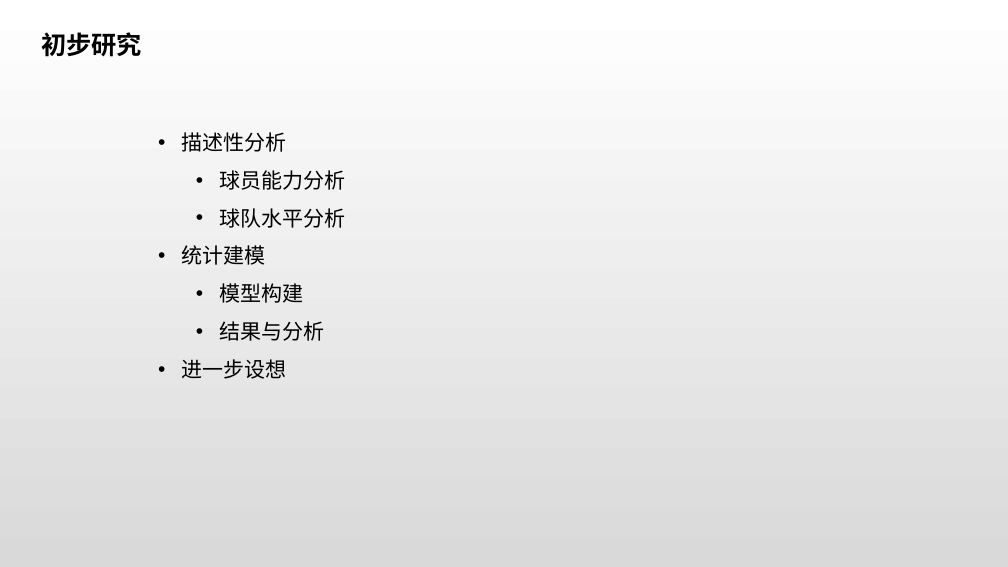
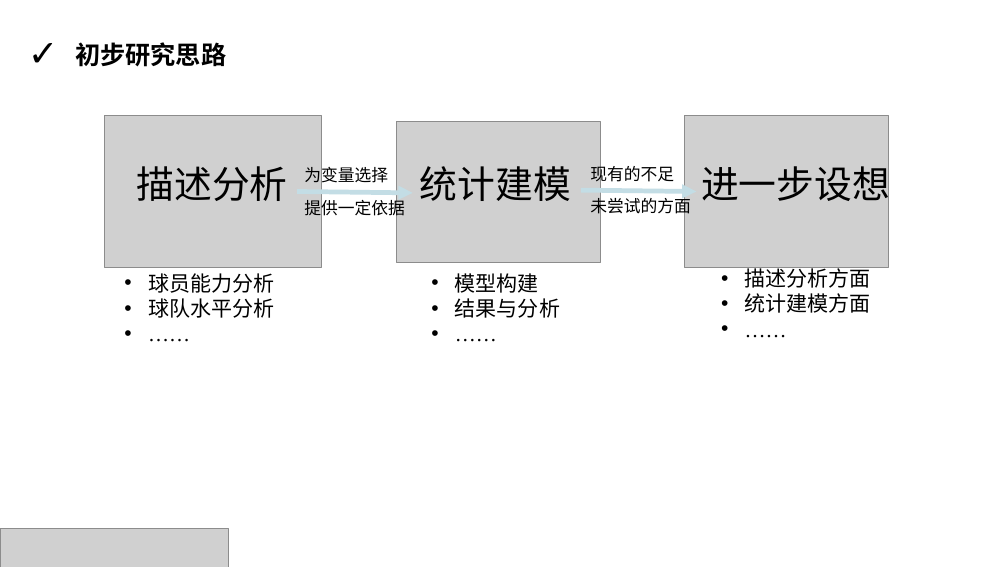
Before and after one commit to rucnyz/soccer, a slide deck: slide 5 of notebooks/欧洲足球展示.pptx. Drawn at 1008x567 pixels with LibreOffice and Linux fonts; fonts in the diff are those of the drawing; grey boxes stand for pictures. Boxes give left, top, right and bottom in pixels: in the first picture for what was removed or moved away, otherwise in the second. Text is boxed around its words. In the diff, an @@ line names an element or a change of style, - is before the commit and + after.

```diff
--- a/notebooks/欧洲足球展示.pptx
+++ b/notebooks/欧洲足球展示.pptx
@@ background gradient #FFFFFF to #D9D9D9 to #FFFFFF @@
@@ text at <box>75,42,226,67</box>: text changed; font Arial to Noto Sans CJK SC @@
-初步研究
+✓ 初步研究思路
@@ picture added at <box>104,116,321,267</box> @@
@@ picture added at <box>684,116,889,267</box> @@
@@ text at <box>182,132,287,152</box>: paragraph removed @@
-• 描述性分析
@@ picture added at <box>396,122,601,262</box> @@
@@ text added at <box>137,166,288,201</box>, 36 pt, text #000000 @@
+描述分析
@@ text added at <box>420,166,571,201</box>, 36 pt, text #000000 @@
+统计建模
@@ text added at <box>701,159,890,208</box>, 36 pt, text #000000 @@
+进一步设想
@@ arrow added from (297, 191) to (413, 193), #C3DDE5 4.5 pt @@
@@ text added at <box>304,197,404,219</box>, 16 pt, text #000000 @@
+为变量选择
+提供一定依据
@@ arrow added from (581, 191) to (696, 191), #C3DDE5 4.5 pt @@
@@ text added at <box>590,195,690,217</box>, 16 pt, text #000000 @@
+现有的不足
+未尝试的方面
@@ text "球员能力分析": place and size @@
-text "球员能力分析" at <box>182,132,346,379</box>
+text "球员能力分析" at <box>148,273,274,318</box>
@@ text at <box>182,245,325,379</box>: text changed; font Arial to Times New Roman @@
-• 统计建模
-  • 模型构建
-  • 结果与分析
-• 进一步设想
+• ……
@@ text added at <box>745,265,871,313</box>, 20 pt, text #000000 @@
+• 描述分析方面
+• 统计建模方面
+• ……
@@ text at <box>148,273,274,318</box>: font Arial to Times New Roman in "球员能力分析", "球队水平分析"; list level 2 to 1 in "球员能力分析"; line spacing 1.5 to 1; list level 2 to 1 in "球队水平分析" @@
@@ text added at <box>455,273,560,318</box>, 20 pt, text #000000 @@
+• 模型构建
+• 结果与分析
+• ……
@@ picture added at <box>0,529,228,567</box> @@
```
Also in this commit, not shown: 15 other slides changed, 12 slides added, 11 slides removed, 3 other files.
